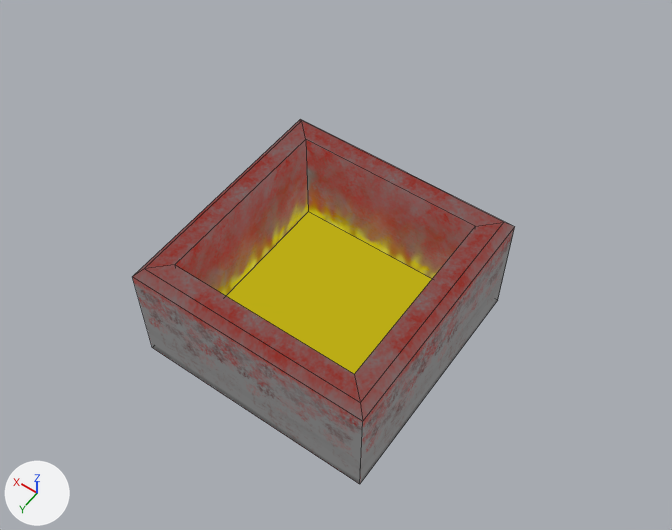
Before and after pictures for a commit that changed the Blender file models/blend/chute.blend.
Rendered twice from a camera (50 mm lens) standing at (-5.07, 6.89, 11.47) and looking at (0.05, -0.28, 0.21). The axes (+X, +Y, +Z) are drawn at lower left. The lights are the same throughout. The older version comes first. Mesh edges are drawn as thin lines.

The older version as bpy lines, for what is in view:
```python
me_cube_001 = bpy.data.meshes.new('Cube.001')
me_cube_001.from_pydata(...)  # 20 vertices, 17 faces; spans x -2.0..2.0, y -2.0..2.0, z -1.0..1.0
me_cube_001.materials.append(mat_material_003)
me_cube_002 = bpy.data.meshes.new('Cube.002')
me_cube_002.from_pydata(...)  # a box spanning x -1.56..1.56, y -1.47..0.0, z -0.05..0.05
me_cube_002.materials.append(mat_material_002)  # grey #bbbbbb
me_cube_003 = bpy.data.meshes.new('Cube.003')
me_cube_003.from_pydata(...)  # a box spanning x -1.56..1.56, y 0.0..1.47, z -0.05..0.05
me_cube_003.materials.append(mat_material_002)  # grey #bbbbbb
ob_cube = bpy.data.objects.new('Cube', me_cube_001)
ob_cube.location = (0.0, 0.0, 0.0)
ob_cube_001 = bpy.data.objects.new('Cube.001', me_cube_002)
ob_cube_001.location = (0.0, 1.56, 0.89)
ob_cube_001.hide_set(True)
ob_cube_002 = bpy.data.objects.new('Cube.002', me_cube_003)
ob_cube_002.location = (0.0, -1.56, 0.89)
ob_cube_002.hide_set(True)
```
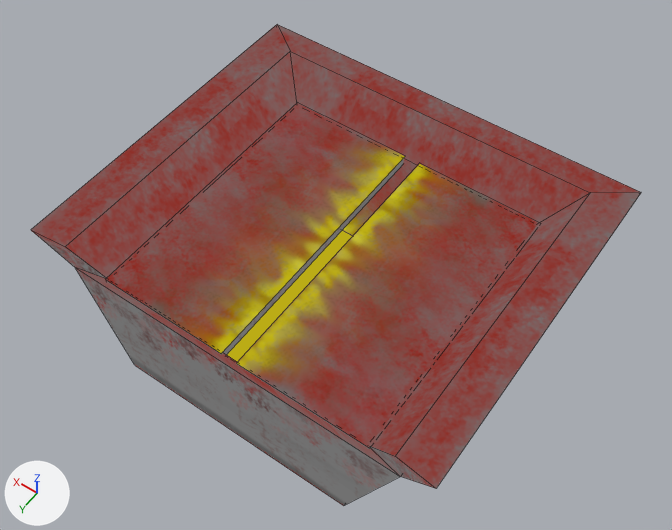
Boxes (x1, y1, x2, y2) around the edits, measured in the pictures (672 x 530 px; the box of a moved part takes in the faces that stretch with it):
'Cube', reshaped, turned: before (132, 119, 515, 484); after (31, 24, 641, 506)
'Cube.001', shown: after (236, 164, 538, 449)
'Cube.002', shown: after (105, 103, 405, 355)
part 1 of me_cube_001, moved or reshaped: before (132, 119, 515, 484); after (31, 24, 641, 488)
part 2 of me_cube_001, surface changed: before (132, 223, 514, 484); after (76, 268, 400, 506)
part 3 of me_cube_002, surface changed: after (237, 164, 538, 448)

What the commit changed:
me_cube_001 is used by ob_cube; location (0.0, 0.0, 0.0).
me_cube_001 had 20 vertices, 17 faces and spanned x -2.0..2.0, y -2.0..2.0, z -1.0..1.0.
me_cube_001 now has 24 vertices, 21 faces and spans x -3.16..2.49, y -3.34..3.35, z -1.0..1.45.
Part 1, on me_cube_001:
2 vertices are removed from x 1.86, y -1.86..1.86, z 1.0.
7 faces are deleted.
12 vertices move from x -2.0..2.0, y -2.0..2.0, z -1.0..1.0 to x -3.16..2.4, y -3.34..3.35, z -1.0..1.45.
6 vertices are added at (2.49, -3.34, 1.45), (2.49, 3.35, 1.45), (-2.74, -2.74, 1.43), (2.42, -2.74, 1.43), (-2.74, 2.74, 1.43), (2.42, 2.74, 1.43).
11 new faces join them.
me_cube_001 part 2: 4 kept faces spanning x -3.16..2.4, y -3.34..3.35, z -1.0..1.45 get new texture (UV) coordinates.
me_cube_002 has 8 vertices, 6 faces and spans x -1.56..1.56, y -1.47..0.0, z -0.05..0.05.
me_cube_002 is used by ob_cube_001; location (0.0, 1.56, 0.89).
me_cube_002 no longer uses material mat_material_002 (grey #bbbbbb).
me_cube_002 part 3: texture (UV) coordinates of 1 of 6 faces, centred in x 0.0, y -0.74, z 0.05, changed; they spanned u 0.0..0.0, v 0.0..0.0 and now span u 0.0..0.39, v 0.25..0.43.
me_cube_002 gains material mat_material_003.
me_cube_003 has 8 vertices, 6 faces and spans x -1.56..1.56, y 0.0..1.47, z -0.05..0.05.
me_cube_003 is used by ob_cube_002; location (0.0, -1.56, 0.89).
me_cube_003 no longer uses material mat_material_002 (grey #bbbbbb).
me_cube_003 part 4: texture (UV) coordinates of 3 of 6 faces, centred in x 0.0..1.56, y 0.74..1.47, z 0.0..0.05, changed; they spanned u 0.0..0.0, v 0.0..0.0 and now span u 0.0..0.39, v 0.25..0.49.
me_cube_003 gains material mat_material_003.
Object 'Cube' (ob_cube) turns from (0, 0, 0) to (0, 0, 90) degrees about x, y and z.
Object 'Cube.001' (ob_cube_001) is now shown.
Object 'Cube.001' (ob_cube_001) moves from (0.0, 1.56, 0.89) to (-2.29, 0.0, 0.82).
Object 'Cube.001' (ob_cube_001) turns from (0, 0, 0) to (0, 0, 90) degrees about x, y and z.
Object 'Cube.001' (ob_cube_001) is rescaled from (1.0, 1.0, 1.0) to (1.46, 1.46, 1.46).
Object 'Cube.002' (ob_cube_002) is now shown.
Object 'Cube.002' (ob_cube_002) moves from (0.0, -1.56, 0.89) to (2.26, 0.0, 0.82).
Object 'Cube.002' (ob_cube_002) turns from (0, 0, 0) to (0, 0, 90) degrees about x, y and z.
Object 'Cube.002' (ob_cube_002) is rescaled from (1.0, 1.0, 1.0) to (1.46, 1.46, 1.46).
